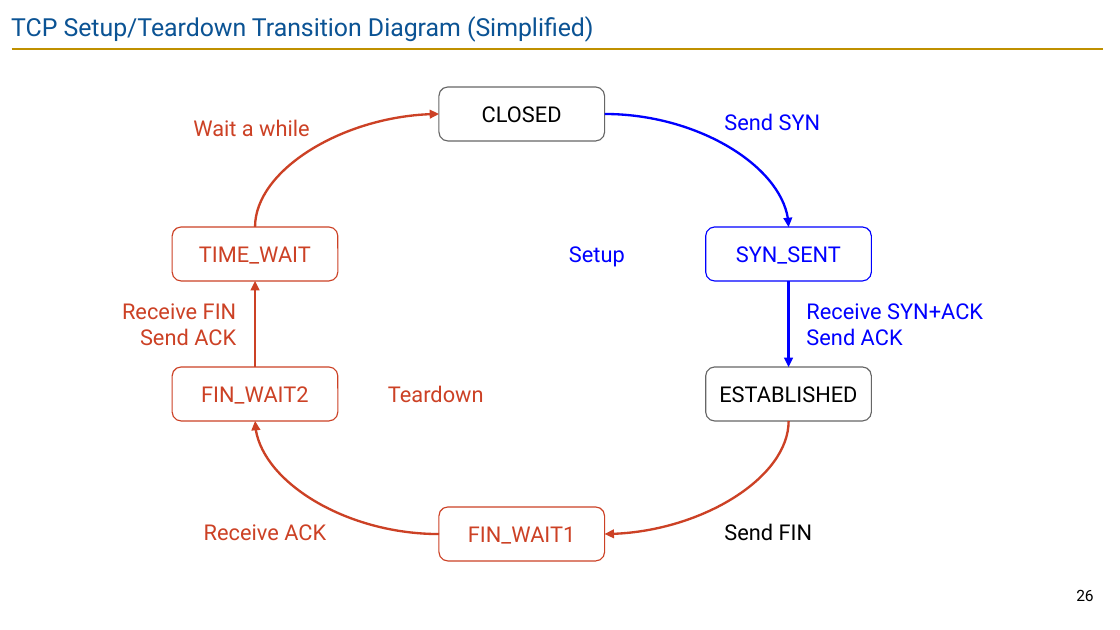
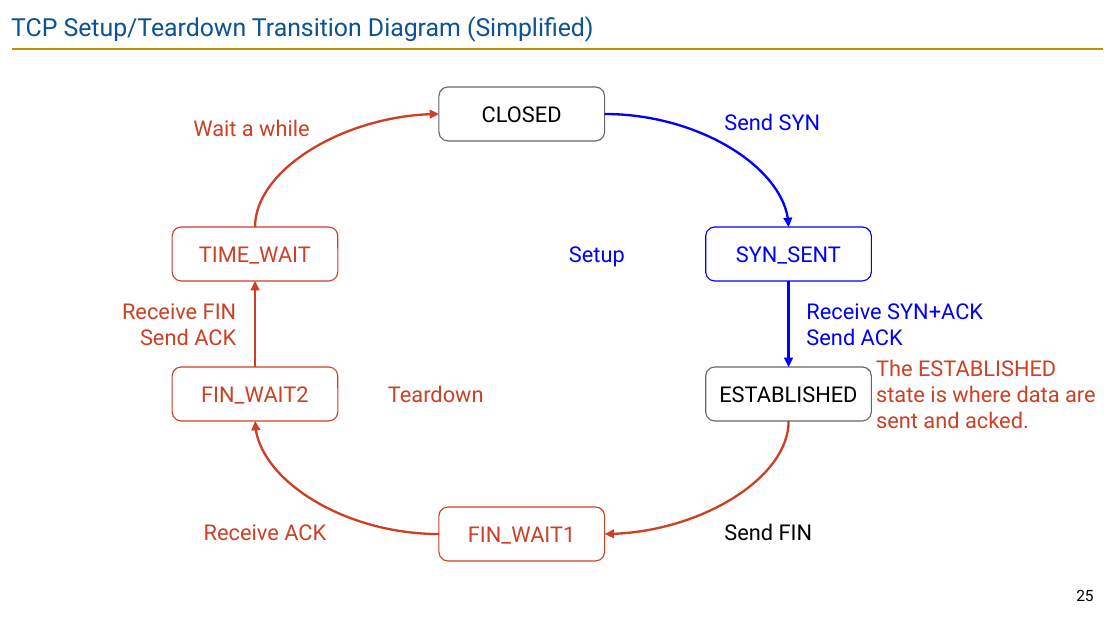
Before and after one commit to guhofstra/CSC175Sp26, a slide deck: slide 25 of PPTs/Lecture 11 - TCP Implementation.pptx (slide 26 before the commit). Drawn at 1120x630 pixels with LibreOffice and Linux fonts; fonts in the diff are those of the drawing. Boxes give left, top, right and bottom in pixels: in the first picture for what was removed or moved away, otherwise in the second. Text is boxed around its words. In the diff, an @@ line names an element or a change of style, - is before the commit and + after.

```diff
--- a/PPTs/Lecture 11 - TCP Implementation.pptx
+++ b/PPTs/Lecture 11 - TCP Implementation.pptx
@@ text added at box(876, 359, 1096, 429), 14 pt, text #CC4125 @@
+The ESTABLISHED state is where data are sent and acked.
@@ page number at box(1076, 589, 1093, 601): text changed @@
-26
+25
```
Also in this commit, not shown: 5 other slides changed, 1 slide removed, 8 other files.
